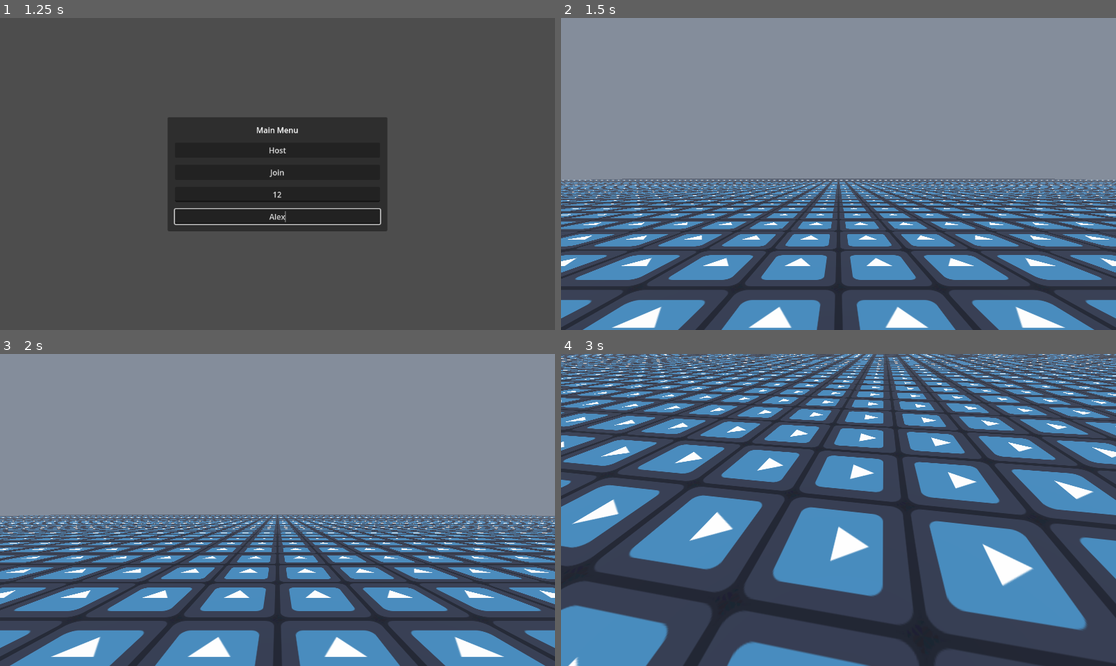
Above: before the commit, frames 1-4 (two rows, left to right).
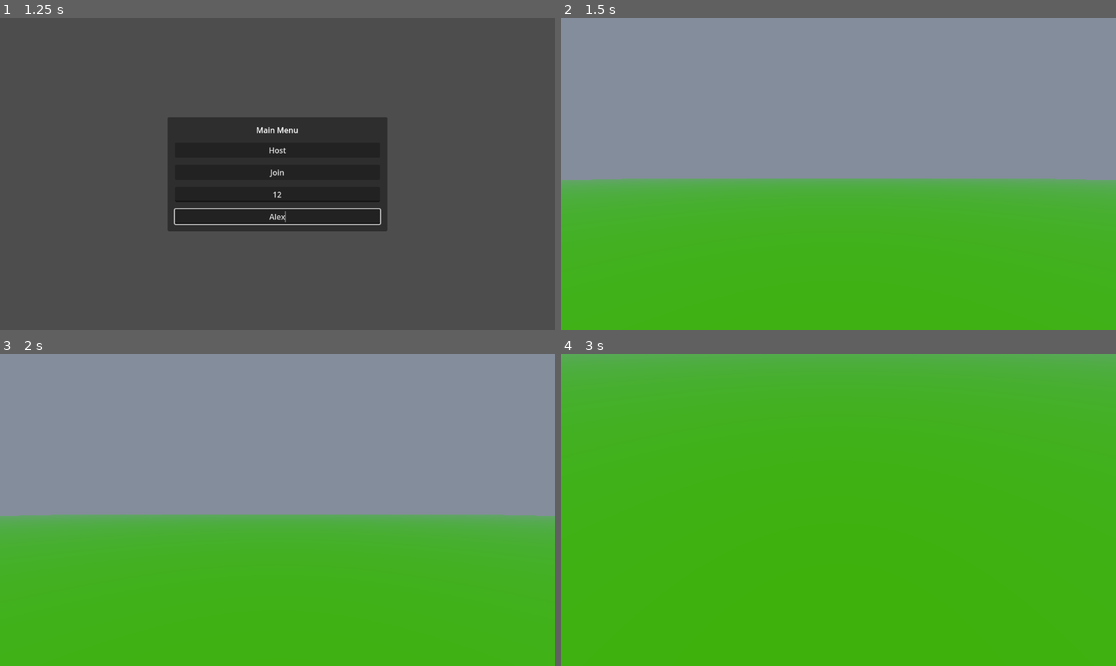
Above: after the commit, the same moments.

Repository: Exponential182/3-Programmers-In-A-Trench-Coat
Game: Godot game, scene res://prefabs/handler.tscn
Two runs of this game, one before a commit and one after it. Both use one fixed random seed, a clock stepped at 60 frames per second and the inputs below. The engine's default icon, where the game draws it, is replaced by a stand-in: a white triangle on a blue panel in a dark square.
Inputs (mouse positions are in pixels of both pictures, inside the frame that each line leads up to):
- Up to frame 1 (1.25 s): click (277, 192) at 0.52 s; type "12" at 0.6 s; click (277, 217) at 0.75 s; type "Alex" at 0.83 s
- Up to frame 2 (1.5 s): click "Host" at 1.25 s
- Up to frame 3 (2 s): no input
- Up to frame 4 (3 s): tap Enter (ui_accept) at 2, 2.27 s; move the mouse to (866, 510) at 2.02 s; hold Up (ui_up) from 2.03 s (still down); move the mouse to (810, 510) at 2.77 s

Frame 1 is identical in both runs. In frame 2, 48% of the frame differs, in the area x 0-100%, y 51-100%; in frame 3, 48%; in frame 4, 100%, in the area x 0-100%, y 0-100%.

Commit message:
Removed stupid AI code and saved

Diff:
--- a/prefabs/world.tscn
+++ b/prefabs/world.tscn
@@ -1,11 +1,9 @@
-[gd_scene load_steps=7 format=3 uid="uid://cnlqhaltlkfjt"]
+[gd_scene load_steps=6 format=3 uid="uid://cnlqhaltlkfjt"]
 
 [ext_resource type="Script" uid="uid://dlx35otjcbybs" path="res://scripts/world.gd" id="1_8tlfu"]
-[ext_resource type="Texture2D" uid="uid://cxpjrmpy3oqol" path="res://assets/images/icon.svg" id="2_wwc5h"]
 
-[sub_resource type="StandardMaterial3D" id="StandardMaterial3D_6be4p"]
-albedo_texture = ExtResource("2_wwc5h")
-uv1_scale = Vector3(100, 100, 100)
+[sub_resource type="StandardMaterial3D" id="StandardMaterial3D_8tlfu"]
+albedo_color = Color(0.24010295, 0.69756687, 0, 1)
 
 [sub_resource type="BoxShape3D" id="BoxShape3D_4d63b"]
 size = Vector3(100, 0.1, 100)
@@ -27,7 +25,7 @@
 [node name="CSGBox3D" type="CSGBox3D" parent="Floor"]
 transform = Transform3D(-4.371139e-08, 0, 1, 0, 1, 0, -1, 0, -4.371139e-08, 0, 0, 0)
 size = Vector3(100, 0.1, 100)
-material = SubResource("StandardMaterial3D_6be4p")
+material = SubResource("StandardMaterial3D_8tlfu")
 
 [node name="CollisionShape3D" type="CollisionShape3D" parent="Floor"]
 shape = SubResource("BoxShape3D_4d63b")
--- a/scripts/handler.gd
+++ b/scripts/handler.gd
@@ -31,11 +31,9 @@
 
 
 func add_player(peer_id):
-
 	var player = Player.instantiate()
 	player.position.y += 1
 	player.name = str(peer_id)
-	print(username_entry.text)
 	if username_entry.text:
 		player.username = username_entry.text
 	$World/Players.add_child(player)
